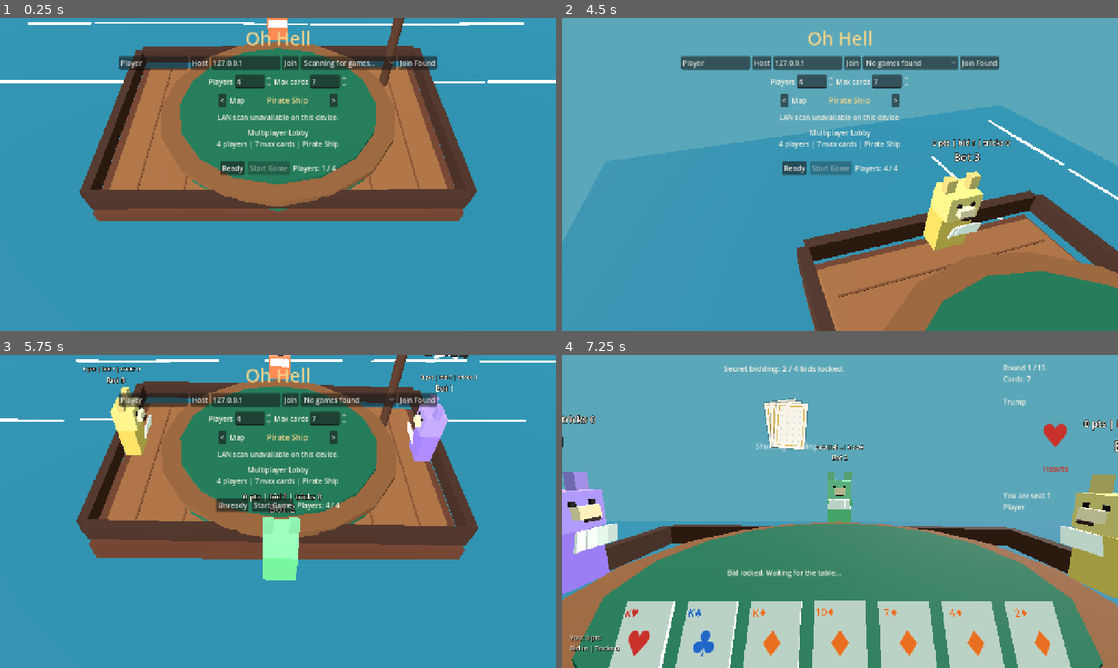
Above: before the commit, frames 1-4 (two rows, left to right).
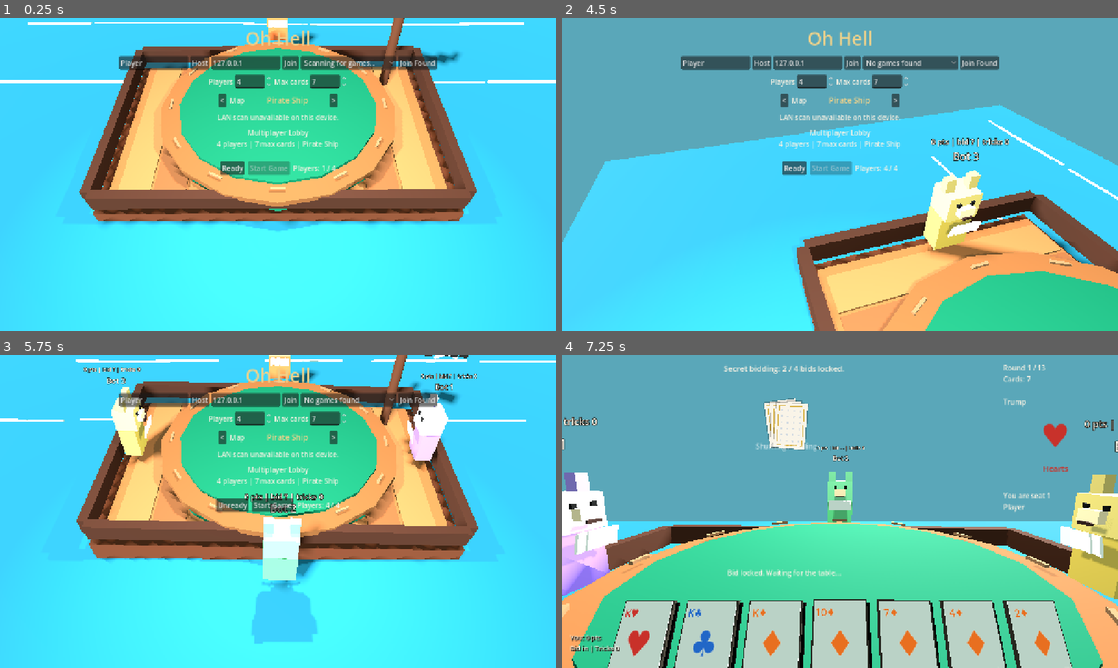
Above: after the commit, the same moments.

Repository: JordanOakFox/oh-hell-godot
Game: Godot game, scene res://scenes/main.tscn
The game is run twice, just before and just after one commit, with the same random seed, the same clock (stepped at 60 frames per second) and the same inputs.
Inputs (mouse positions are in pixels of both pictures, inside the frame that each line leads up to):
- Up to frame 1 (0.25 s): no input
- Up to frame 2 (4.5 s): click "Ready" at 0.5 s; click "Start Game" at 1.25 s; click "0" at 2 s; tap Enter at 2.75 s; move the mouse to (962, 158) at 2.77 s; tap E at 2.85, 3.6 s; click (962, 158) at 2.92 s; move the mouse to (812, 174) at 3.52 s; click (812, 174) at 3.67 s; click "Stop Game" at 4.25 s
- Up to frame 3 (5.75 s): click "Ready" at 5 s
- Up to frame 4 (7.25 s): click "Start Game" at 5.75 s; click "1" at 6.5 s

The runs differ from the first frame. In frame 1, 95% of the frame differs, in the area x 0-100%, y 0-100%; in frame 2, 59%; in frame 3, 96%; in frame 4, 33%.

Commit message:
Polish 3D table presentation

Diff:
--- a/scripts/table_view_3d.gd
+++ b/scripts/table_view_3d.gd
@@ -190,7 +190,16 @@
 	var sun := DirectionalLight3D.new()
 	sun.rotation_degrees = Vector3(-44, -32, 0)
 	sun.light_energy = 1.6
+	sun.shadow_enabled = true
+	sun.directional_shadow_mode = DirectionalLight3D.SHADOW_ORTHOGONAL
 	world_root.add_child(sun)
+
+	var fill := OmniLight3D.new()
+	fill.position = Vector3(0, 3.4, 2.4)
+	fill.light_energy = 0.85
+	fill.omni_range = 7.0
+	fill.shadow_enabled = true
+	world_root.add_child(fill)
 
 	var ambient := WorldEnvironment.new()
 	var env := Environment.new()
@@ -267,6 +276,11 @@
 	var deck := _box(Vector3(6.5, 0.22, 4.1), Color("#8b552f"))
 	deck.position = Vector3(0, -0.08, 0)
 	ship_root.add_child(deck)
+	for plank in range(9):
+		var plank_tint := Color("#9b6239") if plank % 2 == 0 else Color("#7d4a2b")
+		var plank_board := _box(Vector3(0.62, 0.035, 3.95), plank_tint)
+		plank_board.position = Vector3(-2.75 + float(plank) * 0.68, 0.055, 0)
+		ship_root.add_child(plank_board)
 
 	var hull := _box(Vector3(7.0, 0.42, 4.55), Color("#5a2f1d"))
 	hull.position = Vector3(0, -0.35, 0)
@@ -329,6 +343,11 @@
 		var panel := _box(Vector3(0.55, 0.08, 0.18), Color("#6fd3ff"))
 		panel.position = Vector3(-1.1 + float(i) * 0.55, 0.18, -3.0)
 		ship_root.add_child(panel)
+	for i in range(3):
+		var planet := _cylinder(0.22 + float(i) * 0.05, 0.16, [Color("#d66a45"), Color("#7bc7d9"), Color("#d6b85f")][i])
+		planet.position = Vector3(-4.4 + float(i) * 4.1, 1.15 + float(i) * 0.35, 3.7)
+		planet.rotation_degrees = Vector3(90, 0, 0)
+		ocean_root.add_child(planet)
 	_attach_table_area()
 
 func _build_living_room_map() -> void:
@@ -357,6 +376,12 @@
 	var lamp_shade := _box(Vector3(0.42, 0.28, 0.42), Color("#e9c46a"))
 	lamp_shade.position = Vector3(2.8, 0.9, -2.35)
 	ship_root.add_child(lamp_shade)
+	var picture_frame := _box(Vector3(1.05, 0.72, 0.06), Color("#3c2b22"))
+	picture_frame.position = Vector3(-1.15, 1.55, -2.93)
+	ship_root.add_child(picture_frame)
+	var picture_center := _box(Vector3(0.82, 0.52, 0.065), Color("#6aa5d8"))
+	picture_center.position = Vector3(-1.15, 1.55, -2.965)
+	ship_root.add_child(picture_center)
 	var plant_pot := _cylinder(0.22, 0.28, Color("#9b4d2b"))
 	plant_pot.position = Vector3(3.1, 0.05, 2.35)
 	ship_root.add_child(plant_pot)
@@ -390,6 +415,10 @@
 		vine.position = Vector3(-3.2 + float(i) * 1.2, 1.05, -2.8)
 		vine.rotation_degrees.z = sin(float(i)) * 12.0
 		ship_root.add_child(vine)
+	for i in range(9):
+		var flower := _box(Vector3(0.12, 0.04, 0.12), [Color("#f0d28a"), Color("#d86b9b"), Color("#f7f1e3")][i % 3])
+		flower.position = Vector3(-3.2 + float(i % 5) * 1.25, -0.08, 2.4 - float(i / 5) * 0.7)
+		ship_root.add_child(flower)
 	_attach_table_area()
 
 func _build_table() -> void:
@@ -425,6 +454,13 @@
 	table_top.material_override = _mat(table_felt_color)
 	table_top.position.y = 0.52
 	ship_root.add_child(table_top)
+
+	for i in range(12):
+		var tick := _box(Vector3(0.045, 0.035, 0.28), table_rail_color.lightened(0.12))
+		var angle := TAU * float(i) / 12.0
+		tick.position = Vector3(cos(angle) * 2.24, 0.59, sin(angle) * 2.24)
+		tick.rotation_degrees.y = -rad_to_deg(angle)
+		ship_root.add_child(tick)
 
 func _build_jolly_roger() -> void:
 	for i in range(5):
@@ -687,9 +723,12 @@
 			lean = -9.0
 		elif seat == current_active:
 			bounce = absf(sin(time * 3.2)) * 0.06
+		else:
+			bounce = sin(time * 1.4 + float(seat) * 0.7) * 0.018
 		avatar.position = base + Vector3(0, bounce, 0)
 		avatar.rotation.y = seat_base_rotations[seat]
 		avatar.rotation_degrees.x = lean
+		avatar.rotation_degrees.z = sin(time * 1.7 + float(seat)) * (1.8 if seat == current_active else 0.8)
 	_animate_player_hand()
 
 func _animate_player_hand() -> void:
@@ -759,8 +798,16 @@
 func _make_readable_card(card: Dictionary, scale_factor: float) -> Node3D:
 	var root := Node3D.new()
 	root.scale = Vector3.ONE * scale_factor
+	var shadow := _box(Vector3(0.36, 0.012, 0.5), Color(0, 0, 0, 0.32))
+	shadow.name = "Shadow"
+	shadow.position = Vector3(0.018, -0.012, 0.018)
+	root.add_child(shadow)
+	var edge := _box(Vector3(0.36, 0.026, 0.5), Color("#372f28"))
+	edge.name = "Edge"
+	root.add_child(edge)
 	var base := _box(Vector3(0.34, 0.025, 0.48), Color("#f9f4e8"))
 	base.name = "Face"
+	base.position = Vector3(0, 0.006, 0)
 	root.add_child(base)
 	var border := Node3D.new()
 	border.name = "HoverBorder"
@@ -808,7 +855,10 @@
 	var face := card.get_node_or_null("Face") as MeshInstance3D
 	if not face:
 		return
-	face.material_override = _mat(Color("#fff7c7") if hovered else Color("#f9f4e8"))
+	face.material_override = _mat(Color("#fff3a8") if hovered else Color("#f9f4e8"))
+	var shadow := card.get_node_or_null("Shadow") as MeshInstance3D
+	if shadow:
+		shadow.visible = not hovered
 	var border := card.get_node_or_null("HoverBorder") as Node3D
 	if border:
 		border.visible = hovered
